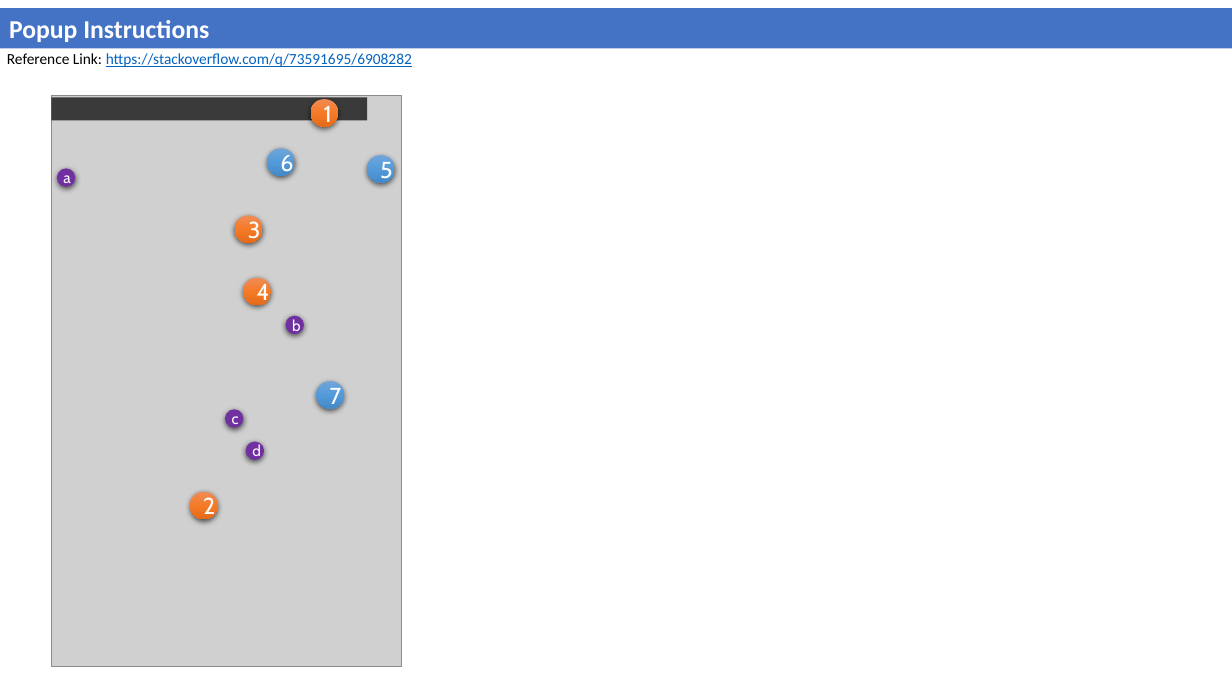
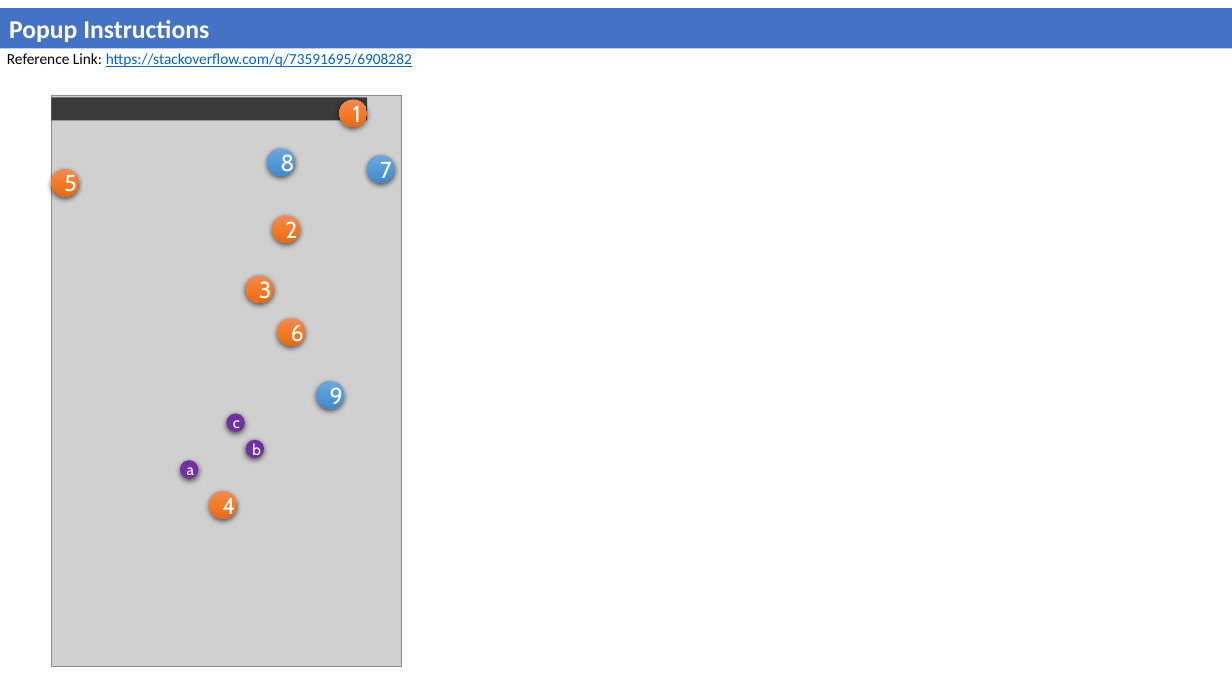
Before and after one commit to AnweshGangula/StackMeFirst, a slide deck: slide 1 of Assets/StackMeFirst Instructions.pptx. Drawn at 1232x693 pixels with LibreOffice and Linux fonts; fonts in the diff are those of the drawing; grey boxes stand for pictures. Boxes give left, top, right and bottom in pixels: in the first picture for what was removed or moved away, otherwise in the second. Text is boxed around its words. In the diff, an @@ line names an element or a change of style, - is before the commit and + after.

```diff
--- a/Assets/StackMeFirst Instructions.pptx
+++ b/Assets/StackMeFirst Instructions.pptx
@@ ellipse "1": place and size @@
-ellipse "1" at [311, 99, 338, 127]
+ellipse "1" at [339, 100, 367, 128]
@@ ellipse added at [51, 169, 79, 197], fill gradient #F18C57 to #F67B28 to #E56C19, 18 pt, text #FFFFFF @@
+5
@@ text in ellipse at [280, 151, 294, 177]: text changed @@
-6
+8
@@ text in ellipse at [380, 158, 392, 184]: text changed @@
-5
+7
@@ ellipse "2": place and size @@
-ellipse "2" at [190, 492, 218, 519]
+ellipse "2" at [273, 215, 300, 243]
@@ ellipse "3": place and size @@
-ellipse "3" at [235, 215, 262, 243]
+ellipse "3" at [246, 275, 274, 303]
@@ ellipse added at [277, 318, 305, 346], fill gradient #F18C57 to #F67B28 to #E56C19, 18 pt, text #FFFFFF @@
+6
@@ text in ellipse at [330, 384, 343, 410]: text changed @@
-7
+9
@@ ellipse "c": place and size @@
-ellipse "c" at [225, 409, 243, 428]
+ellipse "c" at [226, 413, 245, 432]
@@ ellipse "b": place and size @@
-ellipse "b" at [286, 316, 304, 335]
+ellipse "b" at [246, 440, 264, 458]
@@ ellipse removed at [246, 442, 264, 460] @@
-d
@@ ellipse "a": place and size @@
-ellipse "a" at [57, 168, 76, 187]
+ellipse "a" at [180, 460, 199, 479]
@@ ellipse "4": place and size @@
-ellipse "4" at [243, 278, 271, 306]
+ellipse "4" at [209, 491, 237, 518]
```
Also in this commit, not shown: 3 other slides changed, 2 other files.
